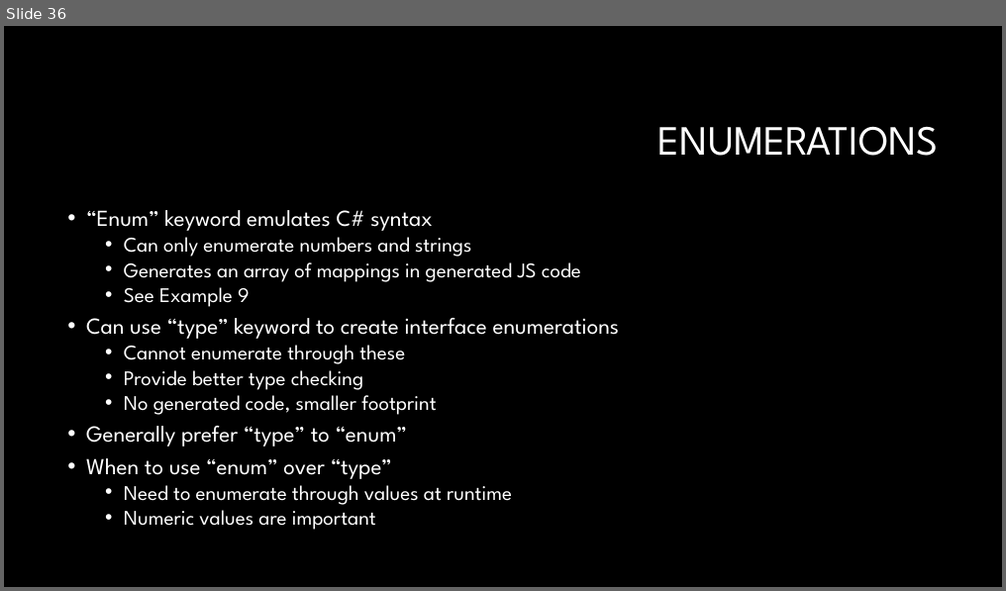
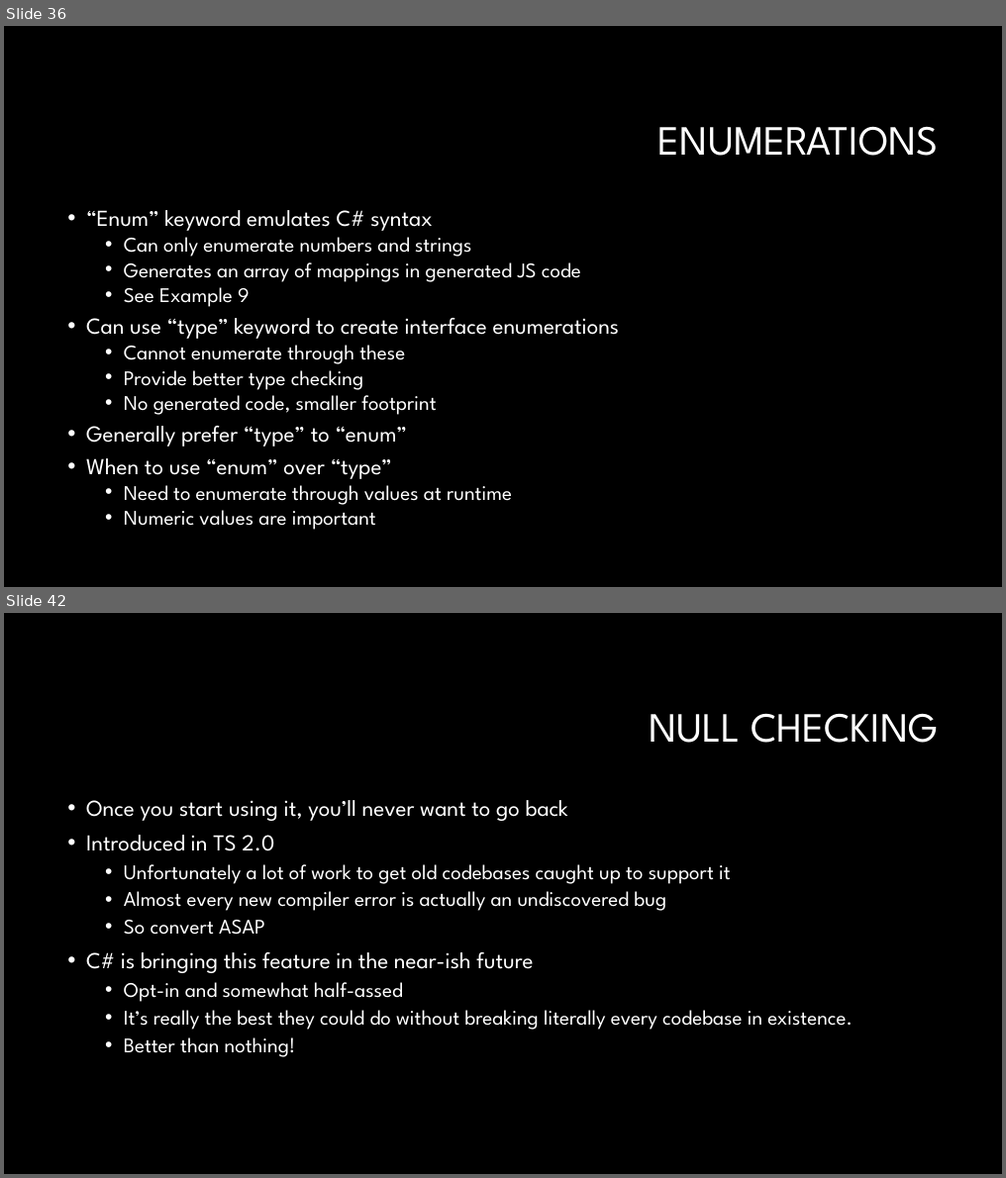
Before and after one commit to RonPenton/intro-to-typescript, a slide deck: Web development with Typescript.pptx. Shown one above the other, each under a label of ours: slide 36 before the commit, slides 36 and 42 after it; the slides between them are not shown. The pictures are 1006x591 and 1006x1178 pixels, drawn with LibreOffice and Linux fonts; fonts in the diff are those of the drawing; background and template pictures are left out. Boxes give left, top, right and bottom in pixels: in the first picture for what was removed or moved away, otherwise in the second. Text is boxed around its words. In the diff, an @@ line names an element or a change of style, - is before the commit and + after.

Commit message:
null checking

```diff
--- a/Web development with Typescript.pptx
+++ b/Web development with Typescript.pptx
@@ slide 42 added at (4, 613, 1002, 1174), background #000000 @@
@@ title added at (648, 713, 939, 743), 40 pt, text #FFFFFF @@
+NULL CHECKING
@@ text added at (86, 800, 852, 1058), 20 pt, text #FFFFFF @@
+• Once you start using it, you’ll never want to go back
+• Introduced in TS 2.0
+  • Unfortunately a lot of work to get old codebases caught up to support it
+  • Almost every new compiler error is actually an undiscovered bug
+  • So convert ASAP
+• C# is bringing this feature in the near-ish future
+  • Opt-in and somewhat half-assed
+  • It’s really the best they could do without breaking literally every codebase in existence.
+  • Better than nothing!
```
Also in this commit, not shown: 5 other slides added, 8 other files.
